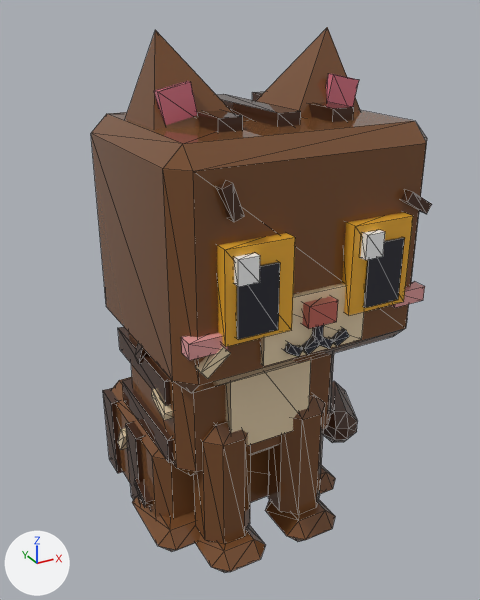
Before and after pictures for a commit that changed the glTF model assets/cat-cafe/exports/CatCafe_Cat_Brownie_Sit.glb.
The view is the same before and after, from a 50 mm lens placed at (-1.06, -2.06, 1.91), pointed at (0.06, -0.02, 0.89). Every picture has the same lights, and +X, +Y and +Z are marked at lower left. The first picture is the older version. Mesh edges are drawn as thin lines. Vertices at exactly the same position are counted once.

Before the edit, the objects in view are built like this:
```python
me_catcafe_cat_brownie_sit_body = bpy.data.meshes.new('CatCafe_Cat_Brownie_Sit_Body')
me_catcafe_cat_brownie_sit_body.from_pydata(...)  # 232 vertices, 372 faces; spans x -0.409..0.409, y -0.356..0.427, z 0.0..1.045
me_catcafe_cat_brownie_sit_body.materials.append(mat_catcafe_palette)
me_catcafe_cat_brownie_sit_eye1 = bpy.data.meshes.new('CatCafe_Cat_Brownie_Sit_Eye1')
me_catcafe_cat_brownie_sit_eye1.from_pydata(...)  # a box spanning x -0.108..0.108, y -0.033..0.033, z -0.14..0.14; a box spanning x -0.055..0.074, y -0.043..-0.005, z -0.122..0.079; a box spanning x -0.081..-0.016, y -0.057..-0.029, z 0.041..0.116
me_catcafe_cat_brownie_sit_eye1.materials.append(mat_catcafe_palette)
me_catcafe_cat_brownie_sit_head = bpy.data.meshes.new('CatCafe_Cat_Brownie_Sit_Head')
me_catcafe_cat_brownie_sit_head.from_pydata(...)  # 144 vertices, 224 faces; spans x -0.437..0.437, y -0.537..0.219, z -0.095..0.665
me_catcafe_cat_brownie_sit_head.materials.append(mat_catcafe_palette)
ob_catcafe_cat_brownie_sit_body = bpy.data.objects.new('CatCafe_Cat_Brownie_Sit_Body', me_catcafe_cat_brownie_sit_body)
ob_catcafe_cat_brownie_sit_body.location = (0.0, 0.0, 0.0)
ob_catcafe_cat_brownie_sit_eye1 = bpy.data.objects.new('CatCafe_Cat_Brownie_Sit_Eye1', me_catcafe_cat_brownie_sit_eye1)
ob_catcafe_cat_brownie_sit_eye1.location = (0.209, -0.589, 1.197)
ob_catcafe_cat_brownie_sit_head = bpy.data.objects.new('CatCafe_Cat_Brownie_Sit_Head', me_catcafe_cat_brownie_sit_head)
ob_catcafe_cat_brownie_sit_head.location = (0.0, -0.095, 0.969)
# also in view: 'CatCafe_Cat_Brownie_Sit_LegF2' at (-0.16, -0.33, 0.29); 'CatCafe_Cat_Brownie_Sit_Tail' at (0.48, 0.28, 0.1); 'CatCafe_Cat_Brownie_Sit_EarL' at (0.24, -0.17, 1.7); 'CatCafe_Cat_Brownie_Sit_Eye2' at (-0.21, -0.6, 1.2); 'CatCafe_Cat_Brownie_Sit_LegF1' at (0.16, -0.33, 0.29)
```
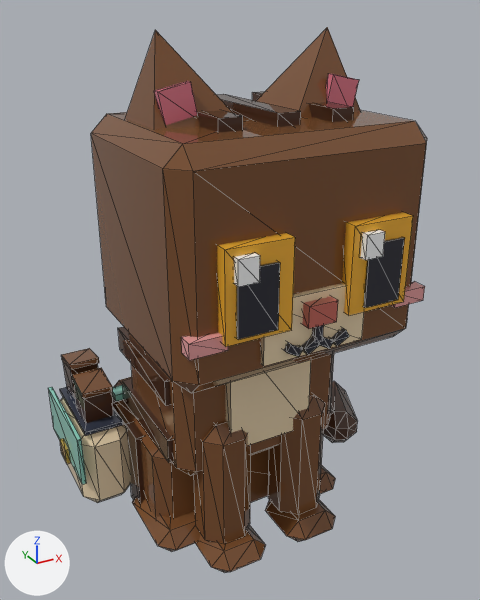
What differs and where, as boxes [x1, y1, x2, y2] in the pictures (480 x 600 px):
'CatCafe_Cat_Brownie_Sit_Head', reshaped
    before: [91, 91, 432, 393]
    after: [91, 91, 427, 393]
'CatCafe_Cat_Brownie_Sit_Body', reshaped (24% wider)
    before: [103, 327, 335, 552]
    after: [48, 327, 335, 552]
part 1 of me_catcafe_cat_brownie_sit_body, added (mostly hidden)
    after: [112, 385, 124, 401]
part 2 of me_catcafe_cat_brownie_sit_body, added (green)
    after: [48, 387, 86, 485]
part 3 of me_catcafe_cat_brownie_sit_body, added
    after: [60, 439, 71, 464]
part 4 of me_catcafe_cat_brownie_sit_body, added
    after: [60, 387, 123, 436]
part 5 of me_catcafe_cat_brownie_sit_body, added (brown)
    after: [60, 398, 131, 503]
part 6 of me_catcafe_cat_brownie_sit_body, deleted (mostly hidden)
    before: [118, 343, 173, 508]
part 7 of me_catcafe_cat_brownie_sit_body, added (brown)
    after: [61, 348, 113, 423]
part 8 of me_catcafe_cat_brownie_sit_head, deleted
    before: [401, 190, 432, 214]
part 9 of me_catcafe_cat_brownie_sit_head, deleted (brown)
    before: [195, 346, 231, 379]
part 10 of me_catcafe_cat_brownie_sit_head, deleted (brown)
    before: [217, 181, 244, 222]

The edits, one by one:
me_catcafe_cat_brownie_sit_body is used by ob_catcafe_cat_brownie_sit_body; location (0.0, 0.0, 0.0).
me_catcafe_cat_brownie_sit_body had 232 vertices, 372 faces and spanned x -0.409..0.409, y -0.356..0.427, z 0.0..1.045.
me_catcafe_cat_brownie_sit_body now has 224 vertices, 368 faces and spans x -0.613..0.409, y -0.356..0.471, z 0.0..1.045.
me_catcafe_cat_brownie_sit_body part 1: a new loose piece, a box spanning x -0.385..0.385, y 0.224..0.291, z 0.434..0.463, in mat_catcafe_palette.
me_catcafe_cat_brownie_sit_body part 2: a new loose piece, a box spanning x -0.599..-0.582, y 0.044..0.471, z 0.224..0.431, in mat_catcafe_palette.
me_catcafe_cat_brownie_sit_body part 3: a new loose piece, a box spanning x -0.613..-0.596, y 0.216..0.299, z 0.21..0.279, in mat_catcafe_palette.
me_catcafe_cat_brownie_sit_body part 4: a new loose piece, a box spanning x -0.559..-0.408, y 0.078..0.436, z 0.416..0.432, in mat_catcafe_palette.
me_catcafe_cat_brownie_sit_body part 5: a new loose piece of 24 vertices spanning x -0.587..-0.38, y 0.051..0.464, z 0.066..0.424, in mat_catcafe_palette.
me_catcafe_cat_brownie_sit_body part 6: 13 loose pieces with 104 vertices, spanning x -0.399..0.399, y -0.255..0.344, z 0.124..0.838, are deleted.
Part 7, on me_catcafe_cat_brownie_sit_body:
16 vertices are added at x -0.543..-0.538, y 0.117..0.411, z 0.416..0.623.
8 new vertices lie (0.119, 0.0, 0.0) away from vertices in x -0.543, y 0.121..0.407, z 0.548..0.623.
8 new vertices lie (0.11, 0.0, 0.0) away from vertices in x -0.538, y 0.117..0.411, z 0.416..0.604.
48 new faces join them.
Other edits to the shape of me_catcafe_cat_brownie_sit_body do not show in these pictures.
me_catcafe_cat_brownie_sit_head is used by ob_catcafe_cat_brownie_sit_head; location (0.0, -0.095, 0.969).
me_catcafe_cat_brownie_sit_head had 144 vertices, 224 faces and spanned x -0.437..0.437, y -0.537..0.219, z -0.095..0.665.
me_catcafe_cat_brownie_sit_head now has 120 vertices, 188 faces and spans x -0.437..0.437, y -0.537..0.219, z -0.095..0.665.
me_catcafe_cat_brownie_sit_head part 8: the loose piece of 8 vertices spanning x 0.302..0.401, y -0.515..-0.477, z 0.361..0.437 is deleted.
me_catcafe_cat_brownie_sit_head part 9: the loose piece of 8 vertices spanning x -0.389..-0.295, y -0.515..-0.477, z -0.005..0.081 is deleted.
me_catcafe_cat_brownie_sit_head part 10: the loose piece of 8 vertices spanning x -0.317..-0.253, y -0.515..-0.477, z 0.434..0.535 is deleted.
